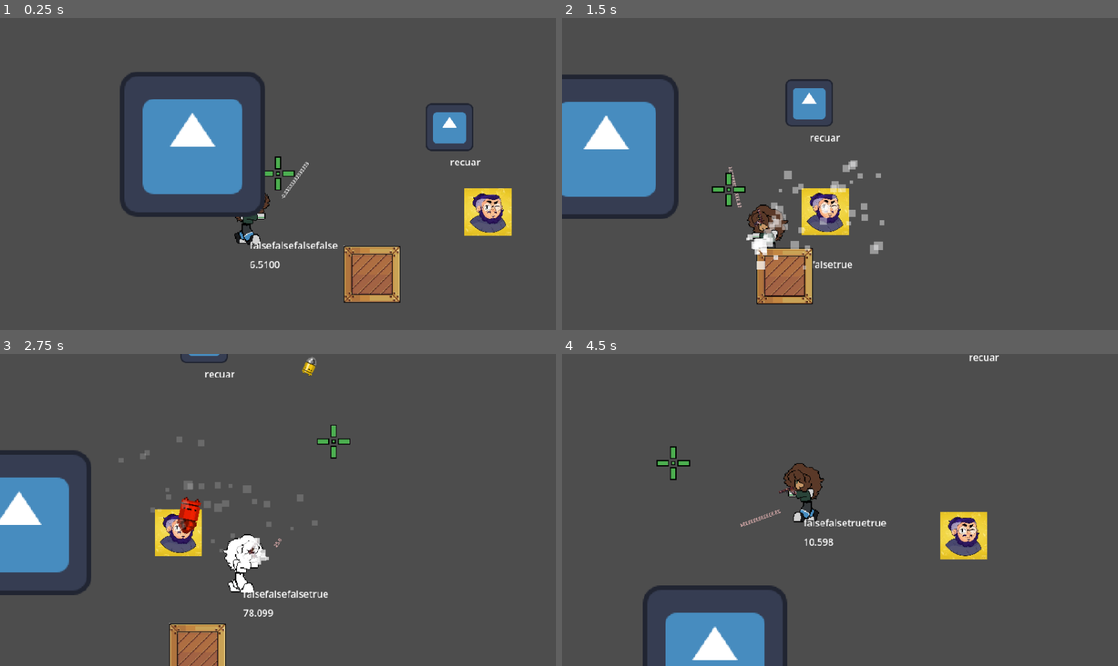
Above: before the commit, frames 1-4 (two rows, left to right).
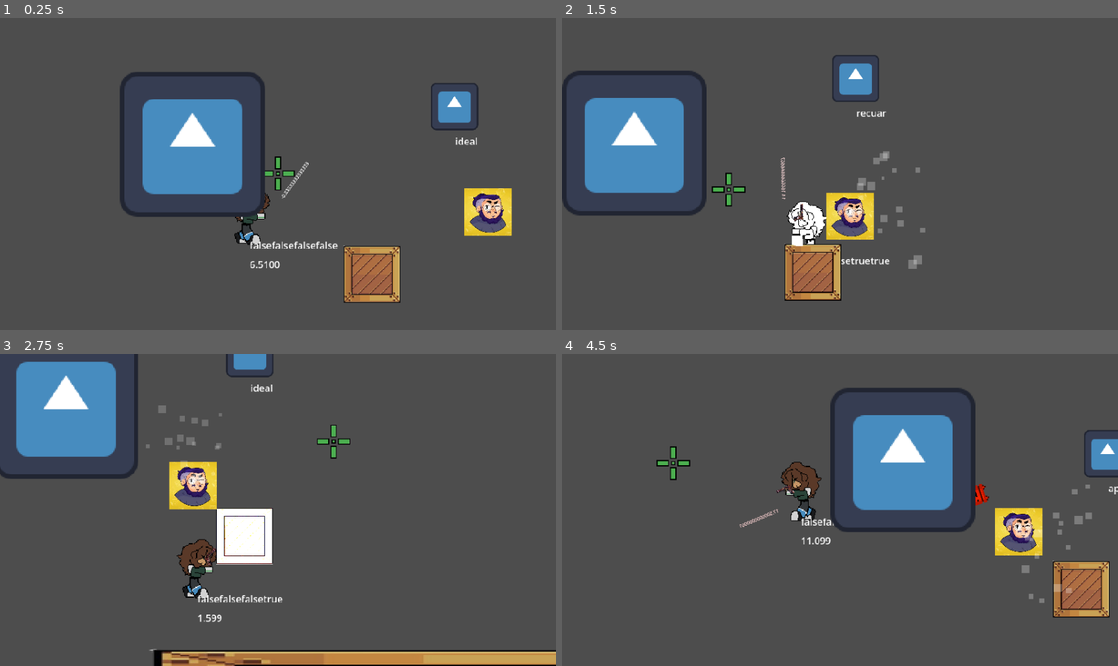
Above: after the commit, the same moments.

Repository: mathkkj/ROGUENAVE
Game: Godot game, scene res://cenas_tscn/cena.tscn
The game is run twice, just before and just after one commit, with the same random seed, the same clock (stepped at 60 frames per second) and the same inputs. The engine's default icon, where the game draws it, is replaced by a stand-in: a white triangle on a blue panel in a dark square.
Inputs (mouse positions are in pixels of both pictures, inside the frame that each line leads up to):
- Up to frame 1 (0.25 s): no input
- Up to frame 2 (1.5 s): move the mouse to (962, 158) at 0.52 s; press the mouse at (962, 158) at 0.53 s; hold D (direita) 0.53-1.28 s; move the mouse to (728, 189) at 1.27 s; release the mouse at (728, 189) at 1.28 s; hold Down (baixo) from 1.28 s (still down); tap E (dash) at 1.35 s
- Up to frame 3 (2.75 s): move the mouse to (333, 441) at 2.02 s; release Down (baixo) at 2.03 s; press the mouse at (333, 441) at 2.03 s; hold D (direita) from 2.03 s (still down)
- Up to frame 4 (4.5 s): move the mouse to (812, 572) at 2.77 s; release D (direita) at 2.78 s; release the mouse at (812, 572) at 2.78 s; hold Up (cima) 2.78-3.53 s; tap E (dash) at 2.85, 4.35 s; click (812, 572) at 2.92 s; move the mouse to (1006, 556) at 3.52 s; press the mouse at (1006, 556) at 3.53 s; hold A (esquerda) from 3.53 s (still down); move the mouse to (673, 463) at 4.27 s; release the mouse at (673, 463) at 4.28 s

The runs differ from the first frame. In frame 1, 1.3% of the frame differs, in the area x 76-87%, y 20-48%; in frame 2, 14%; in frame 3, 22%, in the area x 0-100%, y 0-100%; in frame 4, 17%.

Commit message:
bug fix ia inimigo + inimigo que atira projetil funcionando

Diff:
--- a/cenas_tscn/cena.tscn
+++ b/cenas_tscn/cena.tscn
@@ -73,7 +73,7 @@
 
 [node name="Inimigo_projetil" parent="." unique_id=1768556099 node_paths=PackedStringArray("alvo") instance=ExtResource("11_y6nmq")]
 position = Vector2(249, -17)
-speed = 200.0
+speed = 300.0
 alvo = NodePath("../personagem")
 max_speed = 300.0
 
--- a/cenas_tscn/inimigos_tscn/inimigo_projetil.tscn
+++ b/cenas_tscn/inimigos_tscn/inimigo_projetil.tscn
@@ -9,7 +9,7 @@
 [node name="Inimigo_projetil" type="CharacterBody2D" unique_id=944234677 groups=["inimigos"]]
 script = ExtResource("2_4js5t")
 speed = 200.0
-max_speed = 800.0
+max_speed = 400.0
 metadata/_custom_type_script = "uid://dgnct4e6m2fwr"
 
 [node name="Sprite2D" type="Sprite2D" parent="." unique_id=1905566062]
--- a/cenas_tscn/personagem.tscn
+++ b/cenas_tscn/personagem.tscn
@@ -11,6 +11,7 @@
 height = 102.0
 
 [node name="personagem" type="CharacterBody2D" unique_id=1587912254 groups=["jogador"]]
+collision_layer = 3
 motion_mode = 1
 script = ExtResource("1_d8uwv")
 duracao_golpe = 0.5
--- a/codigo_gd/inimigo.gd
+++ b/codigo_gd/inimigo.gd
@@ -114,7 +114,7 @@
 
 		# memoria da ultima direcao pra nao trocar de diracao toda hora
 		if ultima_direcao != Vector2.ZERO:
-			score += dir.dot(ultima_direcao) * 1.25
+			score += dir.dot(ultima_direcao) * 1
 
 
 		if ray.is_colliding():
@@ -142,14 +142,13 @@
 			# penalidade da colisão
 
 			if ray.get_collider().is_in_group("inimigos"):
-				score -= 5.0
+				score -= 6.0
 			else:
 				score -= 4.0
 
 
 		# ray da esquerda e direita
 		var ray_esquerda: RayCast2D = arr_cast[(i - 1 + arr_cast.size()) % arr_cast.size()]
-
 		var ray_direita: RayCast2D = arr_cast[(i + 1) % arr_cast.size()]
 		#score do ray da esquerda e direita
 		if ray_esquerda.is_colliding():
--- a/codigo_gd/inimigo_gd/inimigo_projetil.gd
+++ b/codigo_gd/inimigo_gd/inimigo_projetil.gd
@@ -5,9 +5,8 @@
 @onready var atirar_tempo = get_node("atirar_tempo")
 
 
-
-var distancia_maxima = 500
-var distancia_minima = 400
+var distancia_maxima = 400
+var distancia_minima = 350
 
 @onready var LOS = get_node("RayLOS")
 @onready var label = get_node("Label")
@@ -31,6 +30,10 @@
 	if not is_instance_valid(alvo):
 		return
 
+	var direcao_para_alvo: Vector2 = round((alvo.global_position - global_position).normalized())
+
+	var distancia_atual = global_position.distance_to(alvo.global_position)
+	var direcao_desejada: Vector2 = Vector2.ZERO
 	mirar()
 	check_posicao_alvo()
 
@@ -40,9 +43,7 @@
 		move_and_slide()
 		return
 
-	var direcao_para_alvo: Vector2 = (alvo.global_position - global_position).normalized()
-	var distancia_atual = global_position.distance_to(alvo.global_position)
-	var direcao_desejada: Vector2 = Vector2.ZERO
+
 
 	var estado_texto = {
 		ESTADOS_DISTANCIA.APROXIMAR: "aproximar",
@@ -68,8 +69,7 @@
 			estado_distancia = ESTADOS_DISTANCIA.IDEAL
 	else:
 		direcao_desejada = direcao_para_alvo
-		estado_distancia = ESTADOS_DISTANCIA.PROCURAR
-
+	print(estado_distancia)
 	label.text = estado_texto[estado_distancia]
 
 	var direcao_path: Vector2 = escolher_dir(direcao_desejada.normalized(), delta)
--- a/codigo_gd/personagem_gd/armas/bala.gd
+++ b/codigo_gd/personagem_gd/armas/bala.gd
@@ -15,14 +15,14 @@
 	await get_tree().create_timer(TEMPO_DE_VIDA).timeout
 	queue_free()
 
-func _process(delta: float) -> void:
+func _physics_process(delta: float) -> void:
 	position += direcao.normalized() * SPEED * delta
 
 
 func _on_area_2d_body_entered(body: Node2D) -> void:
-	emit_signal("acertou", body, direcao, forca)
 	print(body)
 	if body.is_in_group("jogador"):
 		pass
 	else:
+		emit_signal("acertou", body, direcao, forca)
 		queue_free() # destrói a bala depois de bater
--- a/codigo_gd/personagem_gd/personagem.gd
+++ b/codigo_gd/personagem_gd/personagem.gd
@@ -76,7 +76,7 @@
 	vida -= dano
 	get_tree().paused = true
 	#taca a animacao
-	await get_tree().create_timer(0.1, true).timeout
+	await get_tree().create_timer(0.2, true).timeout
 	get_tree().paused = false
 	return vida
 
--- a/codigo_gd/projetil_inimigo.gd
+++ b/codigo_gd/projetil_inimigo.gd
@@ -1,10 +1,10 @@
 extends Area2D
 
 var direcao = Vector2.RIGHT
-var speed = 300
+var speed = 500
 
 func _physics_process(delta: float) -> void:
-	position += direcao * speed * delta
+	position += direcao.normalized() * speed * delta
 
 
 func _on_body_entered(body: Node2D) -> void:
